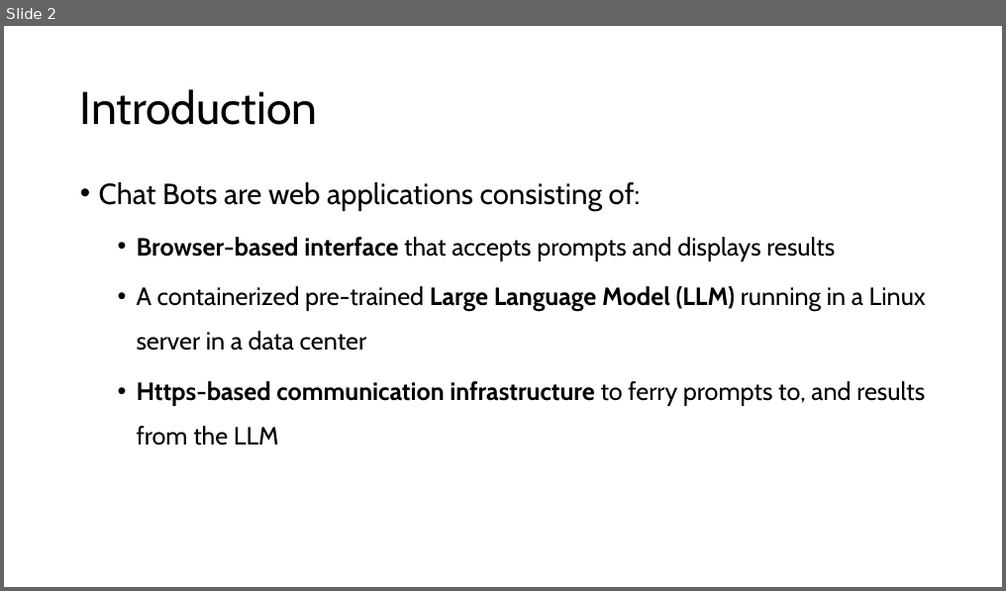
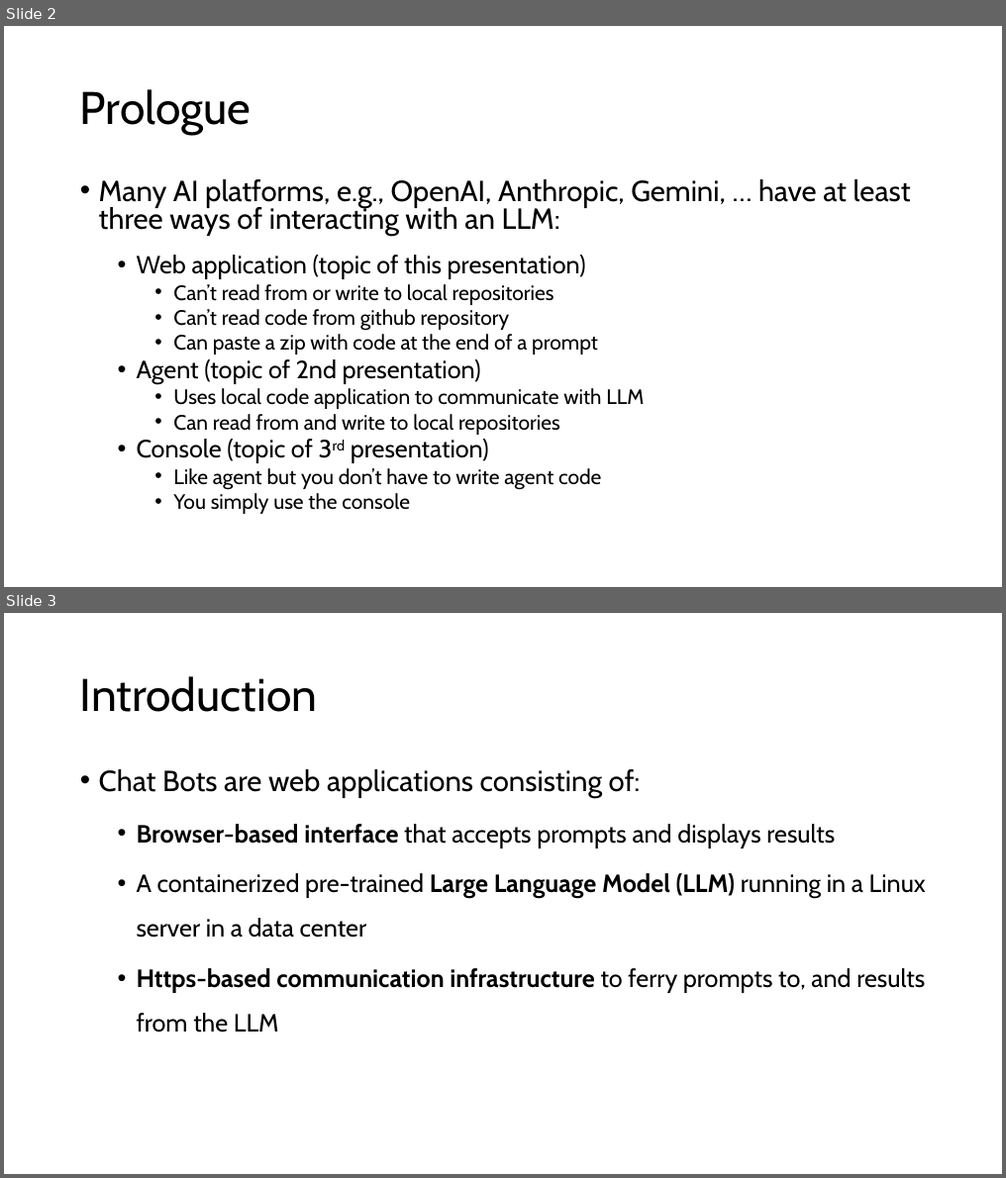
Before and after one commit to JimFawcett/NewSite, a slide deck: documents/AI Chat Bots.pptx. Shown one above the other, each under a label of ours: slide 2 before the commit, slides 2 and 3 after it. The pictures are 1006x591 and 1006x1178 pixels, drawn with LibreOffice and Linux fonts; fonts in the diff are those of the drawing. Boxes give left, top, right and bottom in pixels: in the first picture for what was removed or moved away, otherwise in the second. Text is boxed around its words. In the diff, an @@ line names an element or a change of style, - is before the commit and + after.

Commit message:
added Prologue

```diff
--- a/documents/AI Chat Bots.pptx
+++ b/documents/AI Chat Bots.pptx
@@ slide 2 added at (4, 26, 1002, 587), background #FFFFFF @@
@@ title added at (80, 89, 252, 135), 44 pt, text #000000 @@
+Prologue
@@ text added at (99, 179, 911, 514), 20 pt, text #000000 @@
+• Many AI platforms, e.g., OpenAI, Anthropic, Gemini, … have at least three ways of interacting with an LLM:
+  • Web application (topic of this presentation)
+    • Can’t read from or write to local repositories
+    • Can’t read code from github repository
+    • Can paste a zip with code at the end of a prompt
+  • Agent (topic of 2nd presentation)
+    • Uses local code application to communicate with LLM
+    • Can read from and write to local repositories
+  • Console (topic of 3rd presentation)
+    • Like agent but you don’t have to write agent code
+    • You simply use the console
@@ what was slide 2 is now slide 3 @@
```
Also in this commit, not shown: 1 other file.
